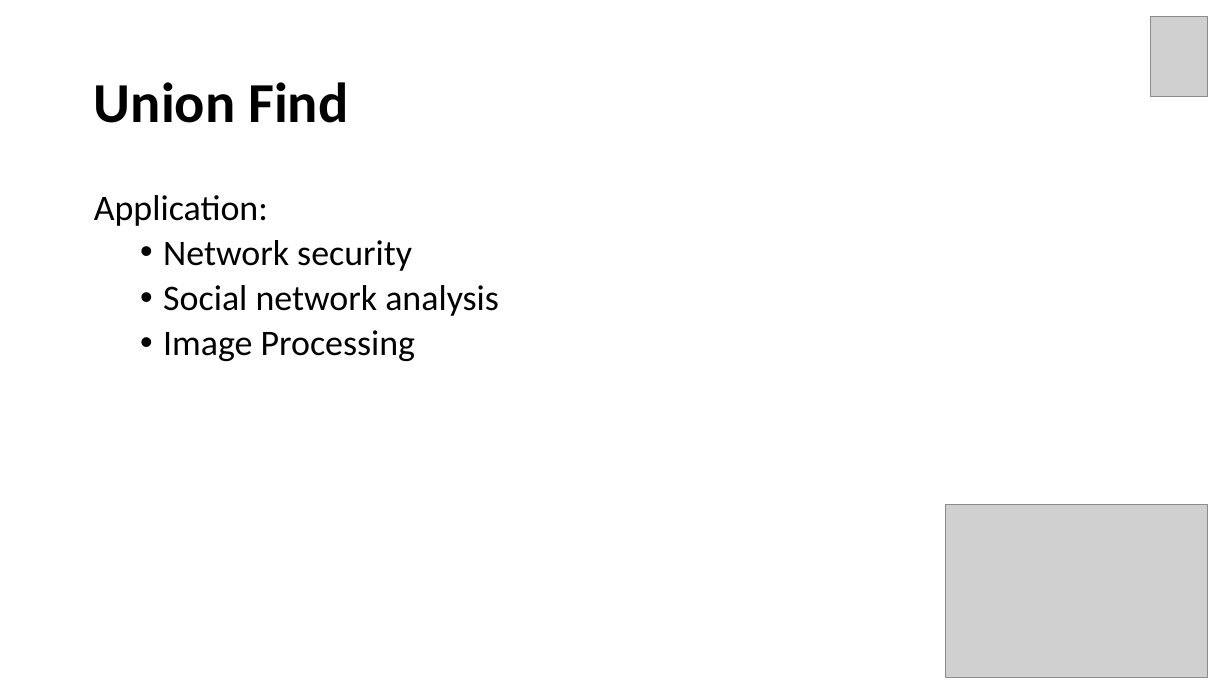
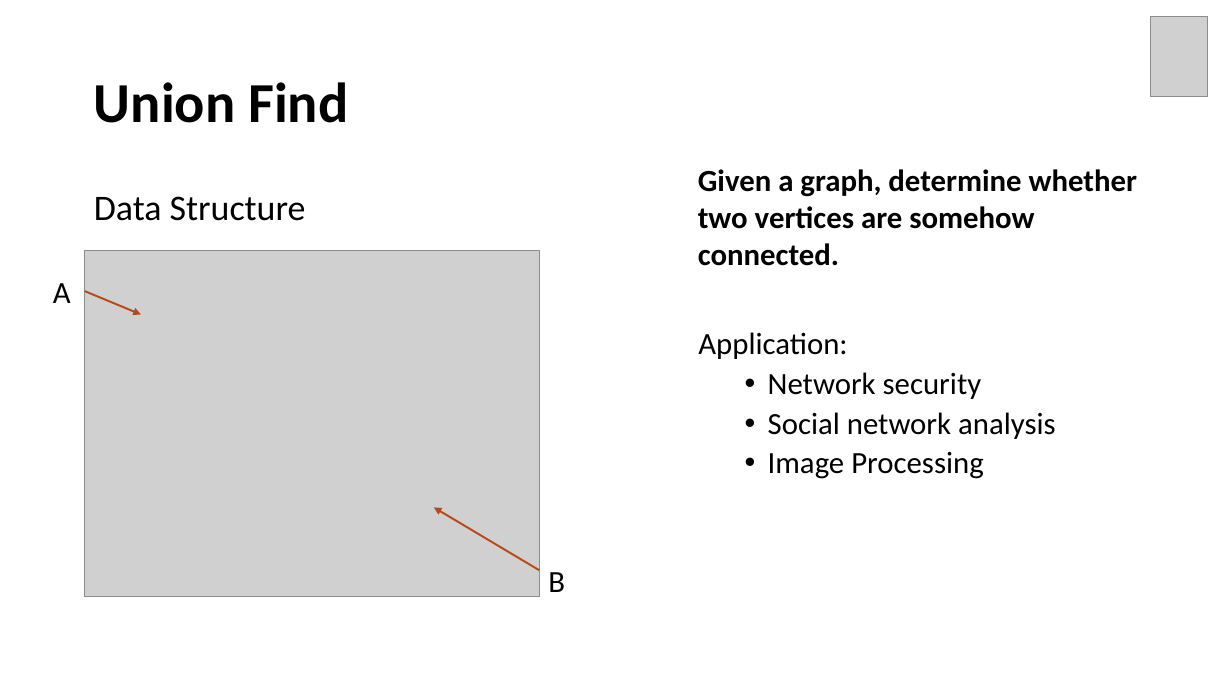
Before and after one commit to Neo-Hao/union-find, a slide deck: slide 13 of slides.pptx (slide 12 before the commit). Drawn at 1232x693 pixels with LibreOffice and Linux fonts; fonts in the diff are those of the drawing; grey boxes stand for pictures. Boxes give left, top, right and bottom in pixels: in the first picture for what was removed or moved away, otherwise in the second. Text is boxed around its words. In the diff, an @@ line names an element or a change of style, - is before the commit and + after.

Commit message:
updates on union find two versions

```diff
--- a/slides.pptx
+++ b/slides.pptx
@@ text added at [698, 169, 1137, 266], 24 pt, text #000000, bold @@
+Given a graph, determine whether two vertices are somehow connected.
@@ text at [94, 196, 306, 221]: text changed @@
-Application:
-  • Network security
-  • Social network analysis
-  • Image Processing
+Data Structure
@@ picture added at [85, 250, 540, 597] @@
@@ text added at [53, 283, 71, 303], 24 pt, text #000000 @@
+A
@@ arrow added from (85, 291) to (141, 314), #B74919 1.5 pt @@
@@ text added at [698, 332, 1056, 479], 24 pt, text #000000 @@
+Application:
+  • Network security
+  • Social network analysis
+  • Image Processing
@@ arrow added from (540, 570) to (433, 507), #B74919 1.5 pt @@
@@ picture removed at [945, 505, 1208, 677] @@
@@ text added at [548, 572, 565, 592], 24 pt, text #000000 @@
+B
```
Also in this commit, not shown: 33 other slides changed, 6 slides added, 10 slides removed.
